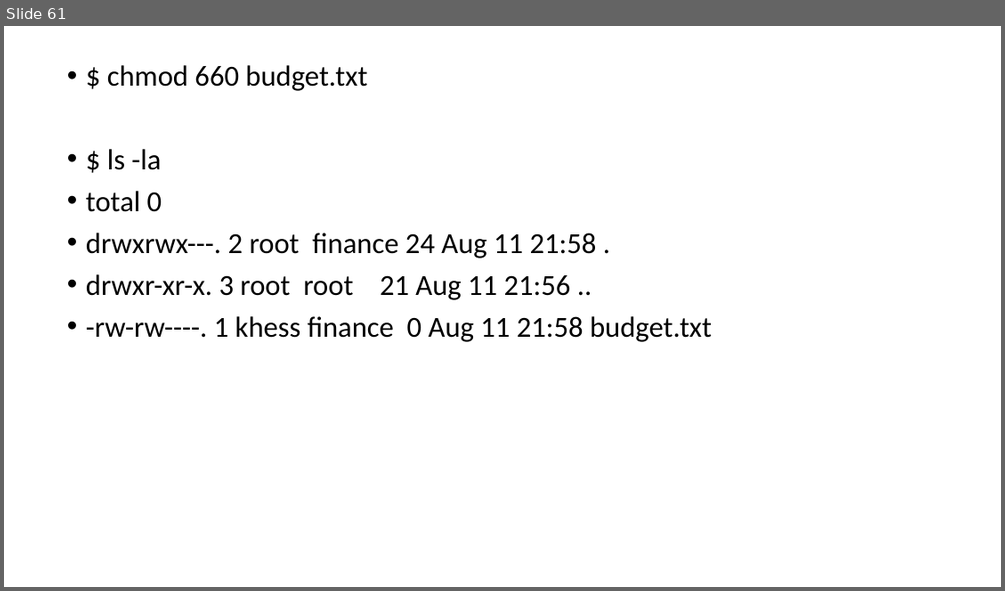
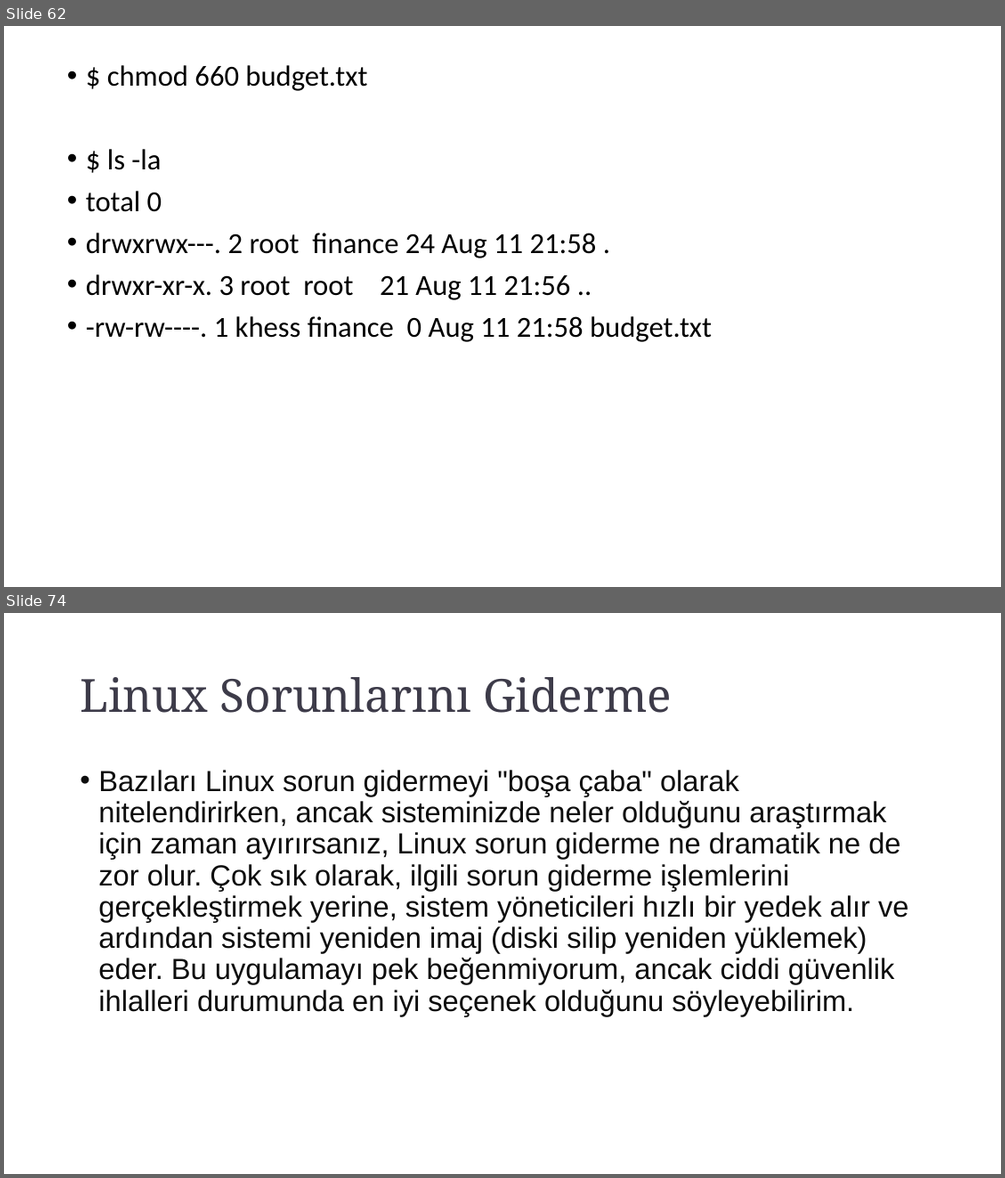
Before and after one commit to cahityusuf/LinuxCourse, a slide deck: LinuxKursu.pptx. Shown one above the other, each under a label of ours: slide 61 before the commit, slides 62 and 74 after it; the slides between them are not shown. The pictures are 1005x591 and 1005x1178 pixels, drawn with LibreOffice and Linux fonts; fonts in the diff are those of the drawing. Boxes give left, top, right and bottom in pixels: in the first picture for what was removed or moved away, otherwise in the second. Text is boxed around its words. In the diff, an @@ line names an element or a change of style, - is before the commit and + after.

```diff
--- a/LinuxKursu.pptx
+++ b/LinuxKursu.pptx
@@ slide 74 added at (4, 613, 1001, 1174), background #FFFFFF @@
@@ title added at (80, 677, 672, 713), 44 pt, text #3D3B49 @@
+Linux Sorunlarını Giderme
@@ text added at (98, 770, 908, 1016), 28 pt, text #0D0D0D @@
+• Bazıları Linux sorun gidermeyi "boşa çaba" olarak nitelendirirken, ancak sisteminizde neler olduğunu araştırmak için zaman ayırırsanız, Linux sorun giderme ne dramatik ne de zor olur. Çok sık olarak, ilgili sorun giderme işlemlerini gerçekleştirmek yerine, sistem yöneticileri hızlı bir yedek alır ve ardından sistemi yeniden imaj (diski silip yeniden yüklemek) eder. Bu uygulamayı pek beğenmiyorum, ancak ciddi güvenlik ihlalleri durumunda en iyi seçenek olduğunu söyleyebilirim.
@@ what was slide 61 is now slide 62 @@
```
Also in this commit, not shown: 2 slides changed, 17 other slides added.
